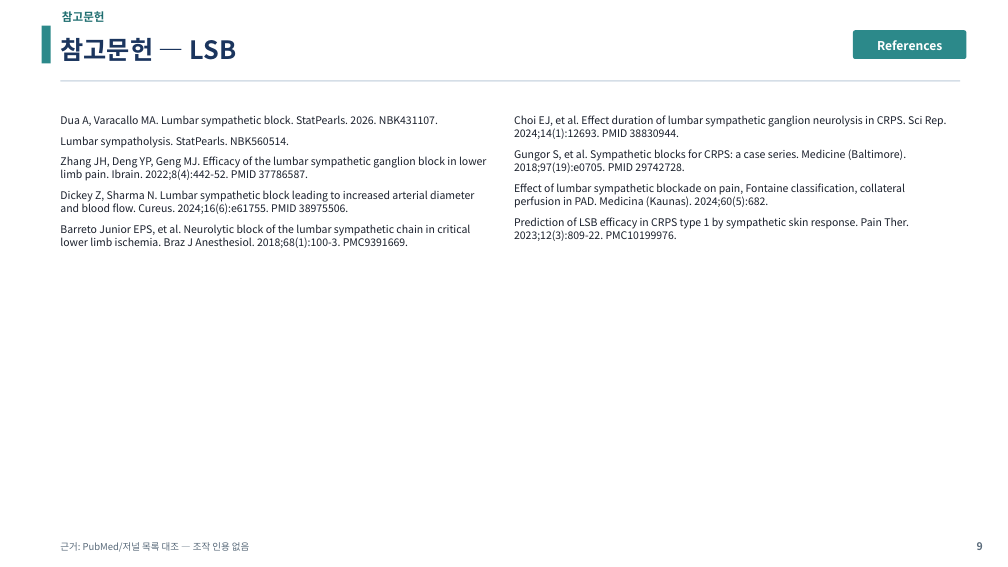
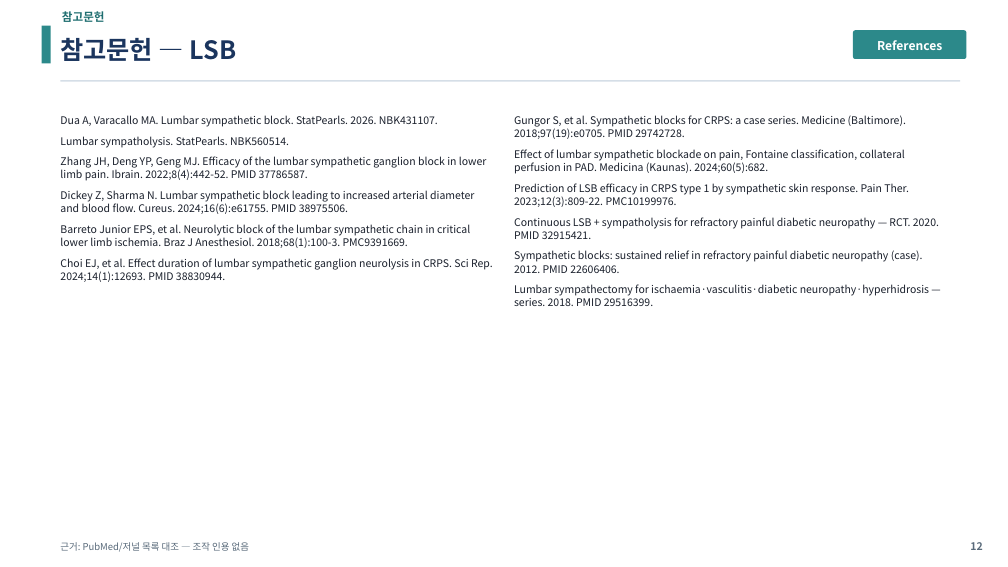
Before and after one commit to wonkeeparkos-pixel/ppt-work, a slide deck: slide 12 of 문헌고찰_NLC_RLS_LSB/03_LSB/LSB_발표.pptx (slide 9 before the commit). Drawn at 1008x567 pixels with LibreOffice and Linux fonts; fonts in the diff are those of the drawing. Boxes give left, top, right and bottom in pixels: in the first picture for what was removed or moved away, otherwise in the second. Text is boxed around its words. In the diff, an @@ line names an element or a change of style, - is before the commit and + after.

```diff
--- a/문헌고찰_NLC_RLS_LSB/03_LSB/LSB_발표.pptx
+++ b/문헌고찰_NLC_RLS_LSB/03_LSB/LSB_발표.pptx
@@ text at [514, 115, 947, 139]: paragraph removed @@
-Choi EJ, et al. Effect duration of lumbar sympathetic ganglion neurolysis in CRPS. Sci Rep. 2024;14(1):12693. PMID 38830944.
@@ text at [514, 217, 939, 306]: paragraphs added @@
+Continuous LSB + sympatholysis for refractory painful diabetic neuropathy — RCT. 2020. PMID 32915421.
+Sympathetic blocks: sustained relief in refractory painful diabetic neuropathy (case). 2012. PMID 22606406.
+Lumbar sympathectomy for ischaemia·vasculitis·diabetic neuropathy·hyperhidrosis — series. 2018. PMID 29516399.
@@ text at [60, 258, 493, 282]: paragraph added @@
+Choi EJ, et al. Effect duration of lumbar sympathetic ganglion neurolysis in CRPS. Sci Rep. 2024;14(1):12693. PMID 38830944.
@@ text at [970, 542, 982, 550]: text changed @@
-9
+12
```
Also in this commit, not shown: 4 other slides changed, 3 slides added, 5 other files.
